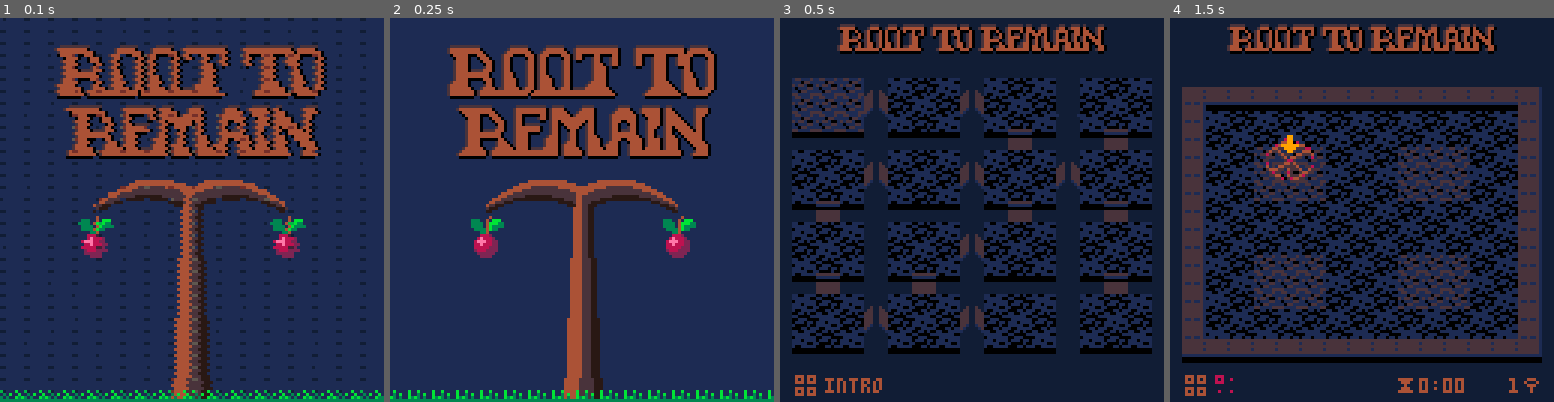
Above: before the commit, frames 1-4 (left to right).
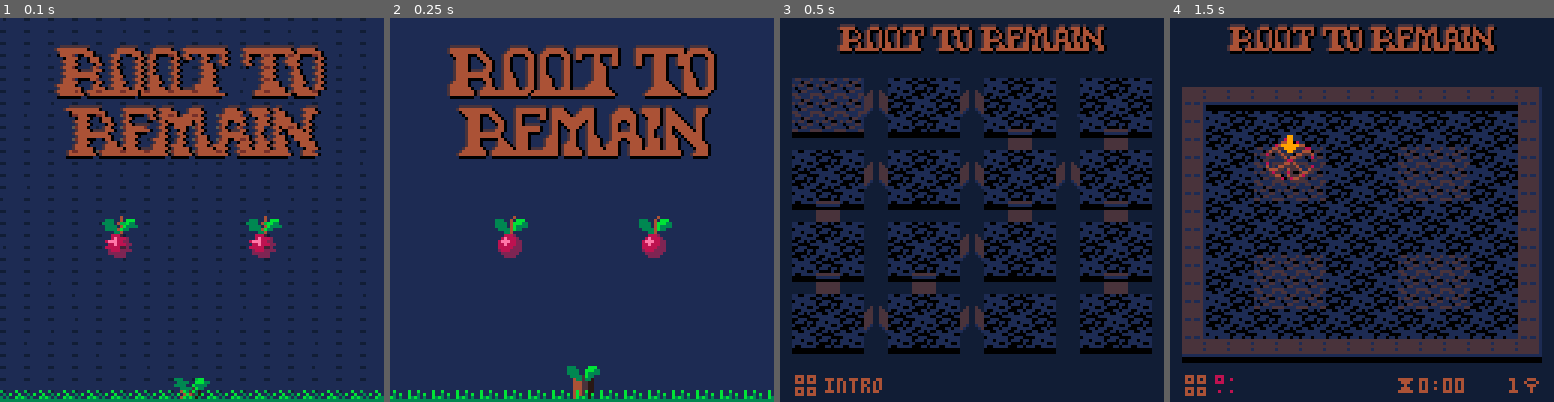
Above: after the commit, the same moments.

Repository: erwinbonsma/WhereToRootPico8
Game: PICO-8 cartridge wheretoroot.p8
Two runs of this game, one before a commit and one after it. Both use one fixed random seed, a clock stepped at 60 frames per second and the inputs below.
Inputs:
- Up to frame 1 (0.1 s): no input
- Up to frame 2 (0.25 s): no input
- Up to frame 3 (0.5 s): tap X (X key) at 0.33 s
- Up to frame 4 (1.5 s): tap O (Z key) at 0.7 s; tap X (X key) at 1.07 s

The runs differ from the first frame. In frame 1, 8.1% of the frame differs, in the area x 20-80%, y 42-100%; in frame 2, 8.0%; in frame 3, nothing differs; in frame 4, nothing differs.

Commit message:
Animate tree and branch growth

Diff:
--- a/wheretoroot.p8
+++ b/wheretoroot.p8
@@ -2489,10 +2489,20 @@
 function title:new()
  local o=setmetatable({},self)
  self.__index=self
+ self.treeh=0
+ self.branchl=0
  return o
 end
 
 function title:update()
+ if self.treeh<64 then
+  self.treeh+=0.5
+ end
+ if self.treeh>12 then
+  if self.branchl<32 then
+   self.branchl+=0.3
+  end
+ end
  if btnp(❎) or btnp(🅾️) then
   scene=levelmenu
  end
@@ -2518,6 +2528,37 @@
  end
 end
 
+function title:_drawbranch(
+ y0,bl
+)
+ local db=(
+  sin(bl/64)*4-sin(bl/80)*8
+ )+3
+ local ya,x1,x2
+ for i=0,bl do
+  local yb=y0+sin(i/80)*7.9+db
+  ya=y0+sin(i/64)*3.9
+  x1=63-i
+  x2=64+i
+  local y1=(ya+yb*3)/4
+  local y2=(ya*3+yb)/4
+  if i>2 then
+   line(x1,y1,x1,y2,5)
+   line(x1,yb,x1,ceil(y1),15)
+   line(x2,yb,x2,ceil(y1),15)
+  end
+  if i>1 then
+   line(x2,y1,x2,y2,5)
+  end
+  line(x1,flr(y2),x1,ya,4)
+
+  line(x2,flr(y2),x2,ya,4)
+ end
+
+ spr(204,x2-8,ya-6,2,1)
+ spr(204,x1-8,ya-6,2,1)
+end
+
 function title:draw()
  pal(1)
  pal({
@@ -2548,12 +2589,14 @@
 
  pal(player_pals[1],0)
  pal(1,6,0)
- spr(200,24,64,2,2)
- spr(200,88,64,2,2)
+ spr(200,32,64,2,2)
+ spr(200,80,64,2,2)
  pal(0)
 
- for y=56,127 do
-  local w=ceil((y-59)/20)+2
+ --tree trunk
+ local y0=127-self.treeh
+ for y=y0,127 do
+  local w=ceil((y-y0)/20)+2
   local xa=64-w
   local xb=64+w
   local x1=(xa*3+xb*2)/5
@@ -2563,22 +2606,12 @@
   line(ceil(x2),y,xb,y,15)
  end
 
- for i=0,31 do
-  local ya=64+sin(i/64)*4
-  local yb=62+sin(i/80)*8
-  local y1=(ya*3+yb)/4
-  local y2=(ya+yb*3)/4
-  local x1=32+i
-  local x2=95-i
-  if i<=29 then
-   line(x1,y1,x1,y2,5)
-   line(x1,ya,x1,ceil(y1),15)
-   line(x2,y1,x2,y2,5)
-   line(x2,ya,x2,ceil(y1),15)
-  end
-  line(x1,flr(y2),x1,yb,4)
-
-  line(x2,flr(y2),x2,yb,4)
+ if self.branchl>0 then
+  self:_drawbranch(
+   y0,self.branchl
+  )
+ else
+  spr(204,56,y0-6,2,1)
  end
 
  for i=0,15 do
@@ -2683,13 +2716,13 @@
 00000000000000000000000000000000000000000000000000000000000000000000000000000000000000000000000000000000000000000000000000000000
 00000000000000000000000000000000000000000000000000000000000000000000000000000000000000000000000000000000000000000000000000000000
 00000000000000000000000000000000000000000000000000000000000000000000000000000000000000000000000000000000000000000000000000000000
-00000000000000000000000000000000000000000400000000000000000000000000000000000000000000000000000000000000000000000000000000000000
-0000000000000000000000000000000000000000400bbb0000000000000000000000000004000000000000000400000000000000000000000000000000000000
-0000000044000000000330000033bb000013300040bbb33000000000000000000003330040bbb0000001330040bbb00000000000000000000000000000000000
-000000044000000000333300033b3330001133004bb333300000000000000000000333304bbb3300000113304bbb330000000000000000000b0000b000000000
-00000004400000000033333033b33330001113304b3330000000000000000000000333304b333300000111304b3333000000000000000000030b00b000000000
-0000006666000000000333333b33300000001133433000000000000000000000000033334b330000000011114b3300000000000000000000b30300b300000000
-000066666655000000000033b3300000000000133000000000000000000000000000003340000000000000114000000000000000000000003333333300000000
+00000000000000000000000000000000000000000000000000000000000000000000000000000000000000000000000000000000000000000000000000000000
+0000000000000000000000000000000000000000000bbb0000000000000000000000000004000000000000000400000000000000000000000000000000000000
+0000000044000000000330000033bb000013300000bbb33000000000000000000003330040bbb0000001330040bbb0000003330000bbb0000000000000000000
+000000044000000000333300033b3330001133000bb333300000000000000000000333304bbb3300000113304bbb3300000333300bbb33000b0000b000000000
+00000004400000000033333033b3333000111330bb3330000000000000000000000333304b333300000111304b333300000333300b333300030b00b000000000
+0000006666000000000333333b33300000001133b33000000000000000000000000033334b330000000011114b330000000033330b330000b30300b300000000
+000066666655000000000033b3300000000000133000000000000000000000000000003340000000000000114000000000000033033000003333333300000000
 00006677666500000000000000000013300000000000000000000000000000000000006665000000000000666500000000000000000000000000000000000000
 00066776666550000000000000000000000000000000000000000000000000000000067666500000000006766650000000000000000000000000000000000000
 00066766666550000000000000000000040000000000000000000000000000000000677766550000000067776655000000000000000000000000000000000000
